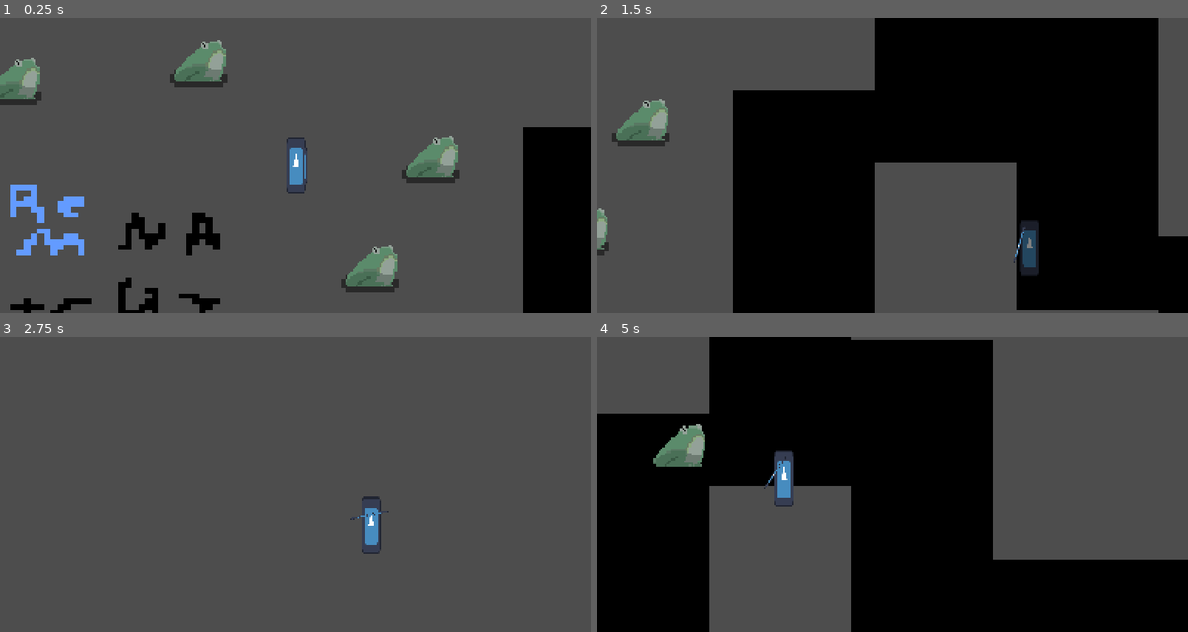
Above: before the commit, frames 1-4 (two rows, left to right).
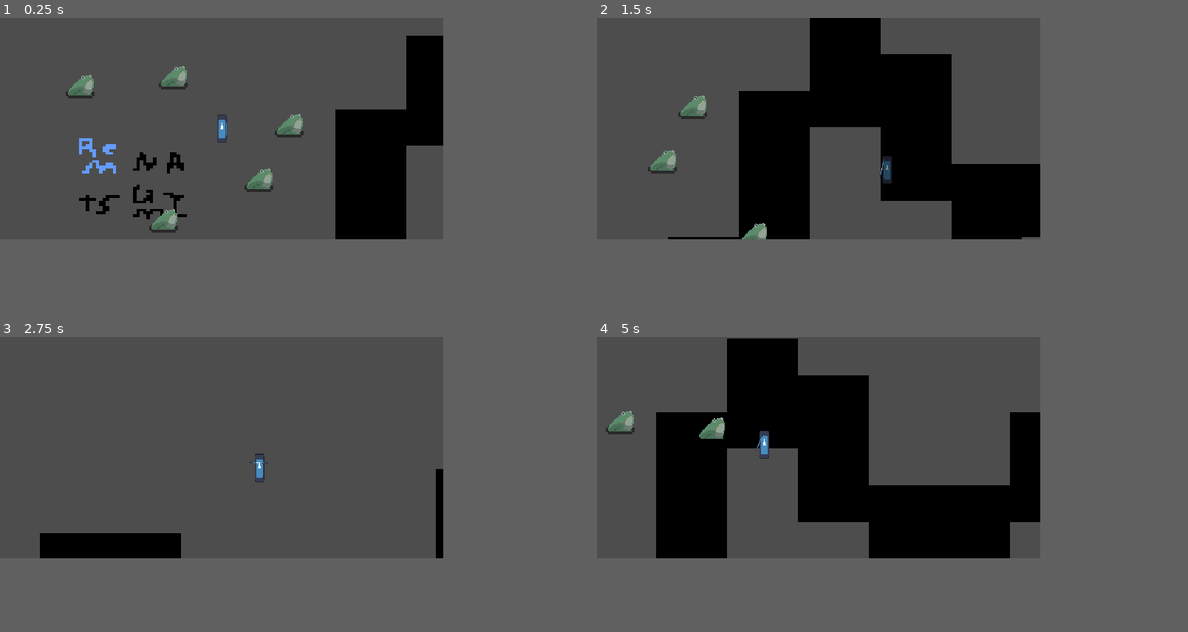
Above: after the commit, the same moments.

Repository: arrowira/miniJam200
Game: Godot game, scene res://Scenes/main.tscn
Two runs of this game, one before a commit and one after it. Both use one fixed random seed, a clock stepped at 60 frames per second and the inputs below. The engine's default icon, where the game draws it, is replaced by a stand-in: a white triangle on a blue panel in a dark square.
Inputs (mouse positions are in pixels of both pictures, inside the frame that each line leads up to):
- Up to frame 1 (0.25 s): no input
- Up to frame 2 (1.5 s): tap Enter at 0.5 s; move the mouse to (1022, 150) at 0.52 s; hold D (Right) 0.53-1.28 s; tap Shift (Dash) at 0.6, 1.35 s; click (1022, 150) at 0.67 s; move the mouse to (774, 180) at 1.27 s; hold S (Down) from 1.28 s (still down)
- Up to frame 3 (2.75 s): move the mouse to (354, 419) at 2.02 s; release S (Down) at 2.03 s; hold D (Right) from 2.03 s (still down); tap Shift (Dash) at 2.1 s
- Up to frame 4 (5 s): move the mouse to (862, 543) at 2.77 s; release D (Right) at 2.78 s; hold W (Up) 2.78-3.53 s; tap Shift (Dash) at 2.85, 3.6, 4.35 s; click (862, 543) at 2.92 s; move the mouse to (1069, 528) at 3.52 s; hold A (Left) from 3.53 s (still down); move the mouse to (715, 440) at 4.27 s
In our replay, the window is 800x400 before the commit and 600x300 after it. These sizes can differ from the game's own. Grey fills any space a smaller window leaves; there, only what the larger window draws over its background counts as a difference.

The runs differ from the first frame. In frame 1, 24% of the frame differs, in the area x 0-100%, y 6-100%; in frame 2, 39%; in frame 3, 2.9%; in frame 4, 44%, in the area x 0-100%, y 0-100%.

Commit message:
higher res

Diff:
--- a/minijam-200/project.godot
+++ b/minijam-200/project.godot
@@ -17,8 +17,8 @@
 
 [display]
 
-window/size/viewport_width=200
-window/size/viewport_height=100
+window/size/viewport_width=300
+window/size/viewport_height=150
 window/stretch/mode="viewport"
 window/stretch/scale=0.5
 
